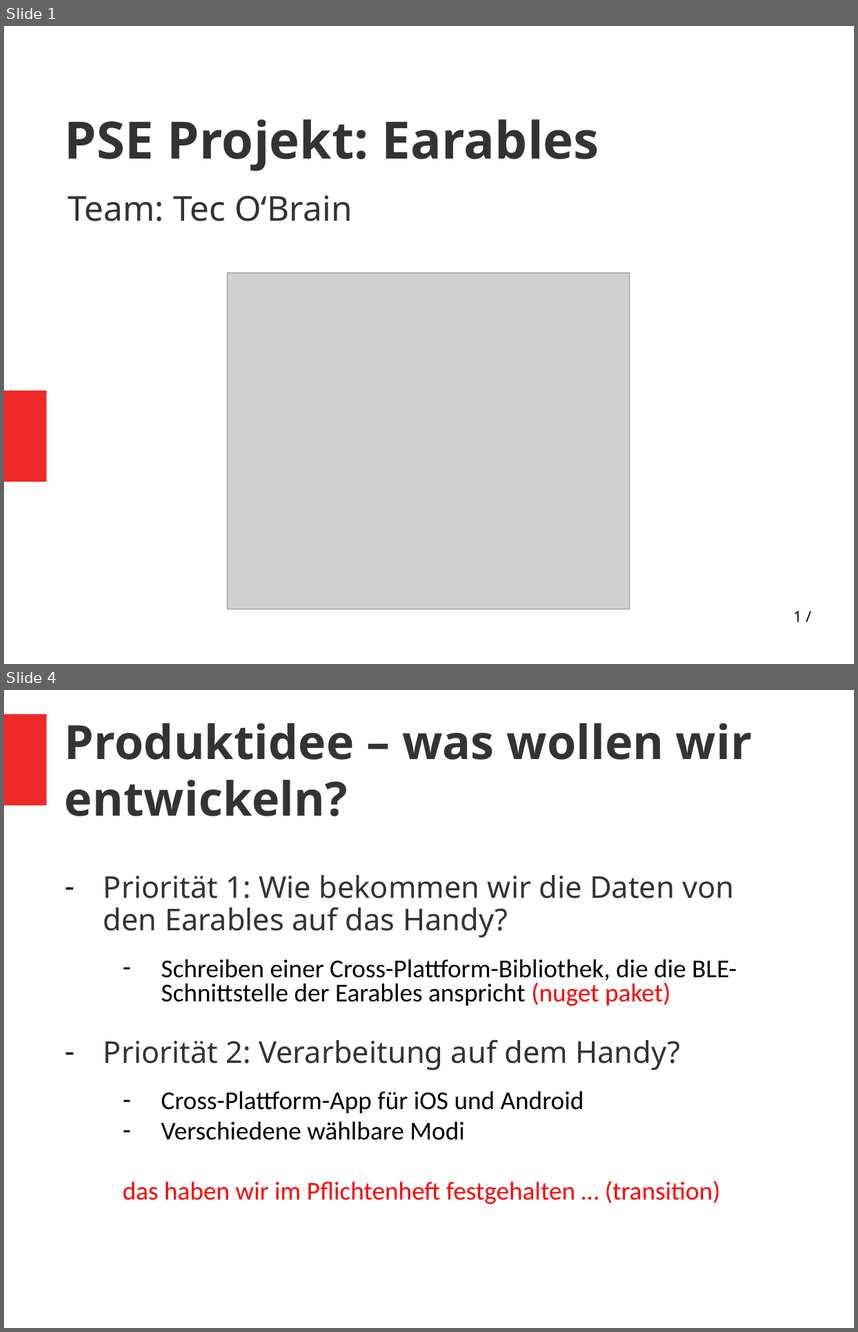
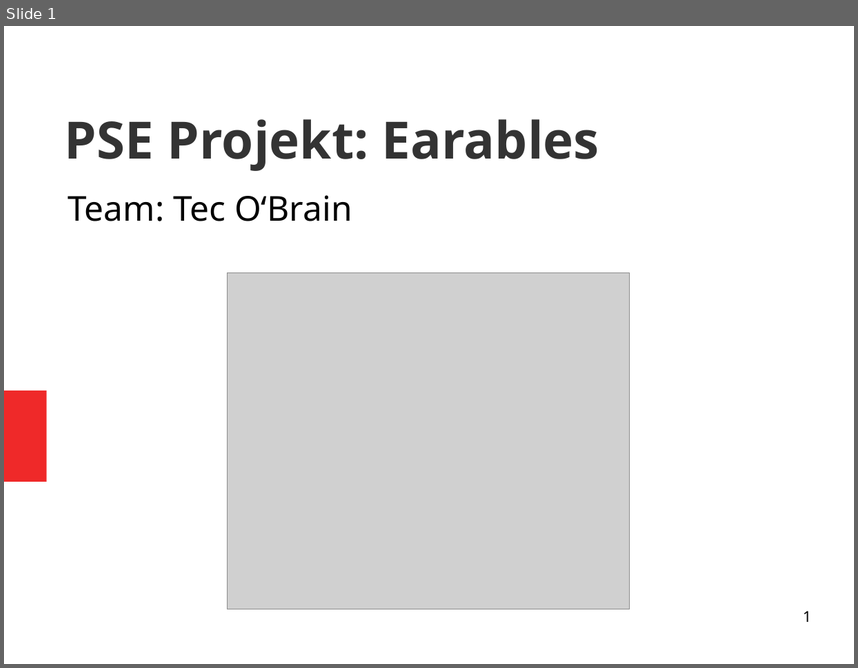
Before and after one commit to vlle1/dokumente-earablesKIT, a slide deck: Abschlusspräsi/Abschlusspräsi.odp. Shown one above the other, each under a label of ours: slides 1 and 4 before the commit, slide 1 after it; the slides between them are not shown. The pictures are 858x1332 and 858x668 pixels, drawn with LibreOffice and Linux fonts; fonts in the diff are those of the drawing; grey boxes stand for pictures. Boxes give left, top, right and bottom in pixels: in the first picture for what was removed or moved away, otherwise in the second. Text is boxed around its words. In the diff, an @@ line names an element or a change of style, - is before the commit and + after.

```diff
--- a/Abschlusspräsi/Abschlusspräsi.odp
+++ b/Abschlusspräsi/Abschlusspräsi.odp
@@ slide 4 removed at (4, 690, 854, 1328), background #FFFFFF @@
@@ freeform shape removed at (4, 714, 46, 805) @@
@@ title removed at (65, 723, 752, 816) @@
-Produktidee – was wollen wir entwickeln?
@@ text removed at (103, 875, 737, 1204) @@
-– Priorität 1: Wie bekommen wir die Daten von den Earables auf das Handy?
-  – Schreiben einer Cross-Plattform-Bibliothek, die die BLE-Schnittstelle der Earables anspricht (nuget paket)
-– Priorität 2: Verarbeitung auf dem Handy?
-  – Cross-Plattform-App für iOS und Android
-  – Verschiedene wählbare Modi
-  das haben wir im Pflichtenheft festgehalten … (transition)
@@ slide 1 changed as well @@
@@ subtitle "Team: Tec O‘Brain" at (68, 195, 352, 221): text colour #333333 to #000000; less space between paragraphs @@
@@ page number at (803, 610, 811, 621): text changed @@
-1 /
+1
```
Also in this commit, not shown: 8 other slides changed, 6 slides added, 3 other slides removed, 3 other files.
